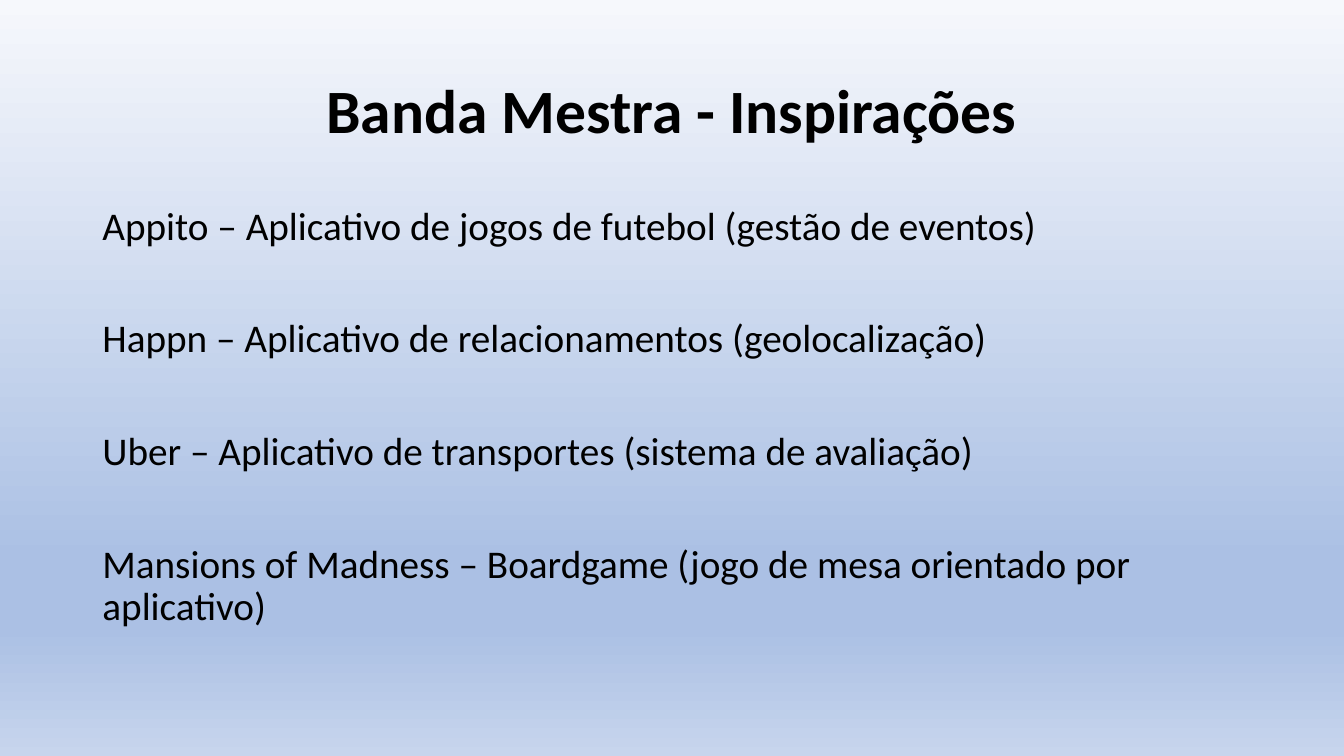
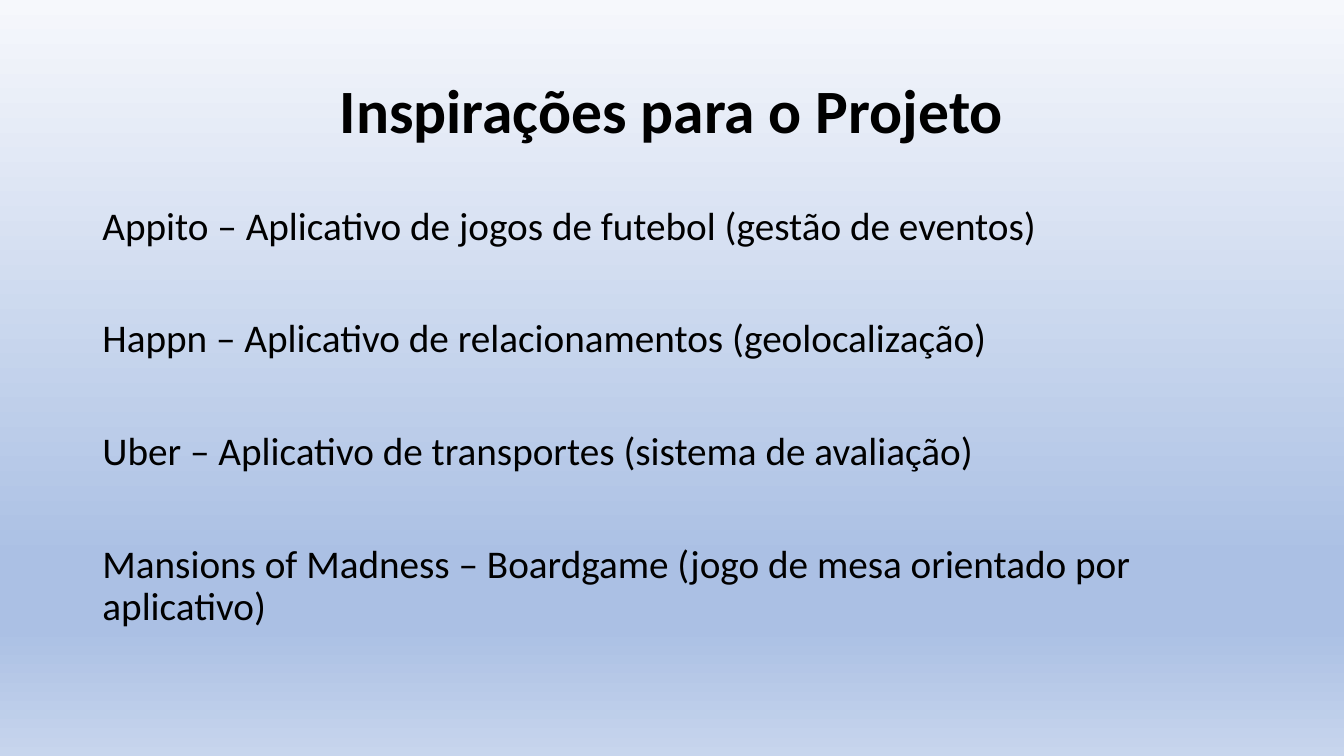
Before and after one commit to bprates10/banda-mestra-web, a slide deck: slide 9 of Banda Mestra Ap1.pptx (slide 8 before the commit). Drawn at 1344x756 pixels with LibreOffice and Linux fonts; fonts in the diff are those of the drawing. Boxes give left, top, right and bottom in pixels: in the first picture for what was removed or moved away, otherwise in the second. Text is boxed around its words. In the diff, an @@ line names an element or a change of style, - is before the commit and + after.

```diff
--- a/Banda Mestra Ap1.pptx
+++ b/Banda Mestra Ap1.pptx
@@ title at bbox=[340, 89, 1003, 144]: text changed @@
-Banda Mestra - Inspirações
+Inspirações para o Projeto
```
Also in this commit, not shown: 9 other slides changed, 6 slides added, 1 slide removed, 6 other files.
